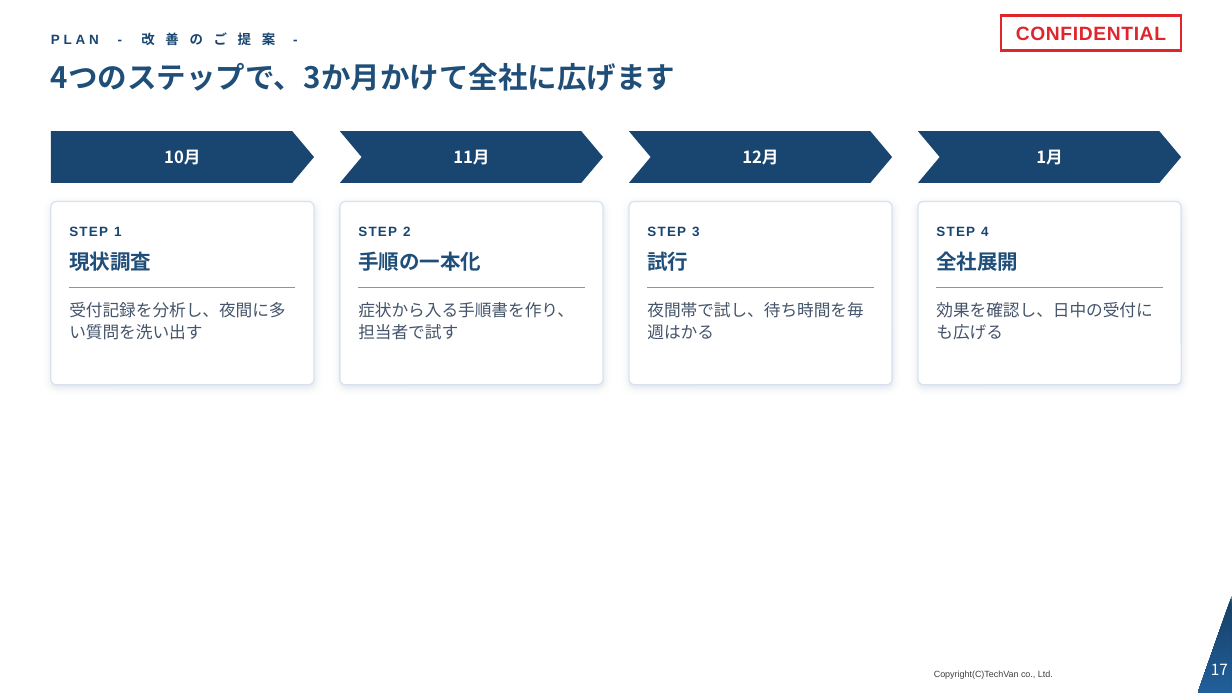
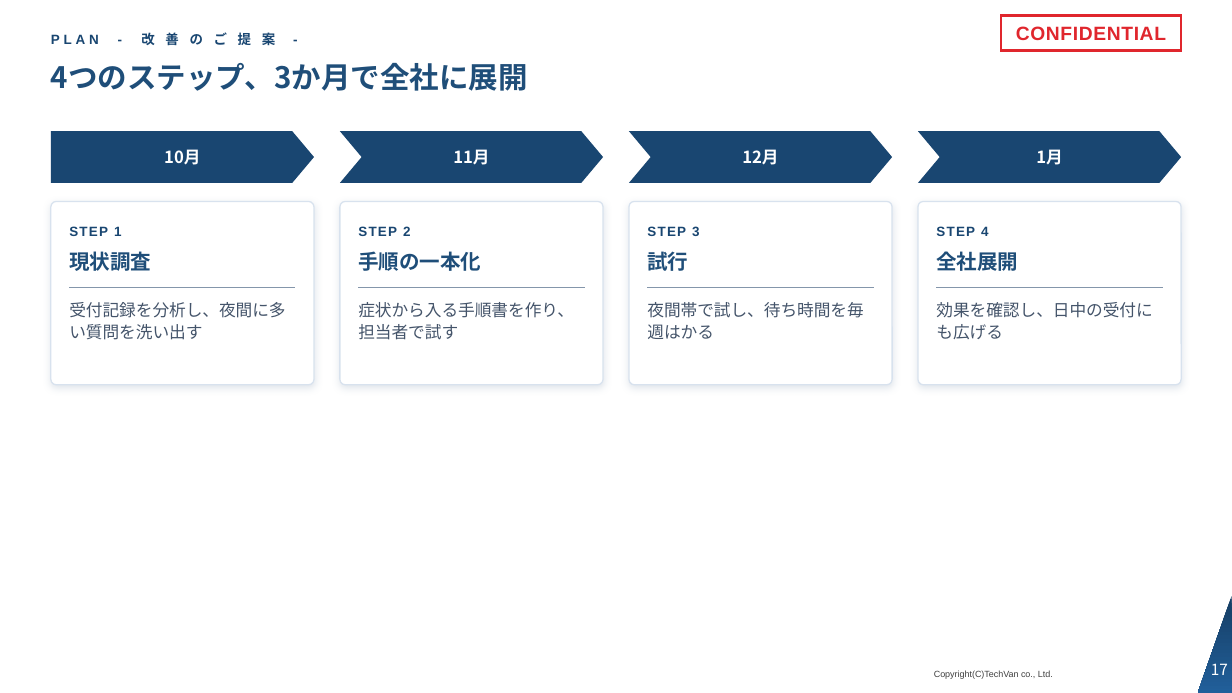
Before and after one commit to Kishi-Satoshi/slide-techvan-dist, a slide deck: slide 17 of plugins/slide-techvan/skills/slide-techvan/examples/catalog-techvan.pptx. Drawn at 1232x693 pixels with LibreOffice and Linux fonts; fonts in the diff are those of the drawing; background and template pictures are left out. Boxes give left, top, right and bottom in pixels: in the first picture for what was removed or moved away, otherwise in the second. Text is boxed around its words. In the diff, an @@ line names an element or a change of style, - is before the commit and + after.

```diff
--- a/plugins/slide-techvan/skills/slide-techvan/examples/catalog-techvan.pptx
+++ b/plugins/slide-techvan/skills/slide-techvan/examples/catalog-techvan.pptx
@@ title at bbox=[51, 63, 528, 91]: text changed @@
-4つのステップで、3か月かけて全社に広げます
+4つのステップ、3か月で全社に展開
```
Also in this commit, not shown: 16 other slides changed, 12 other files.
